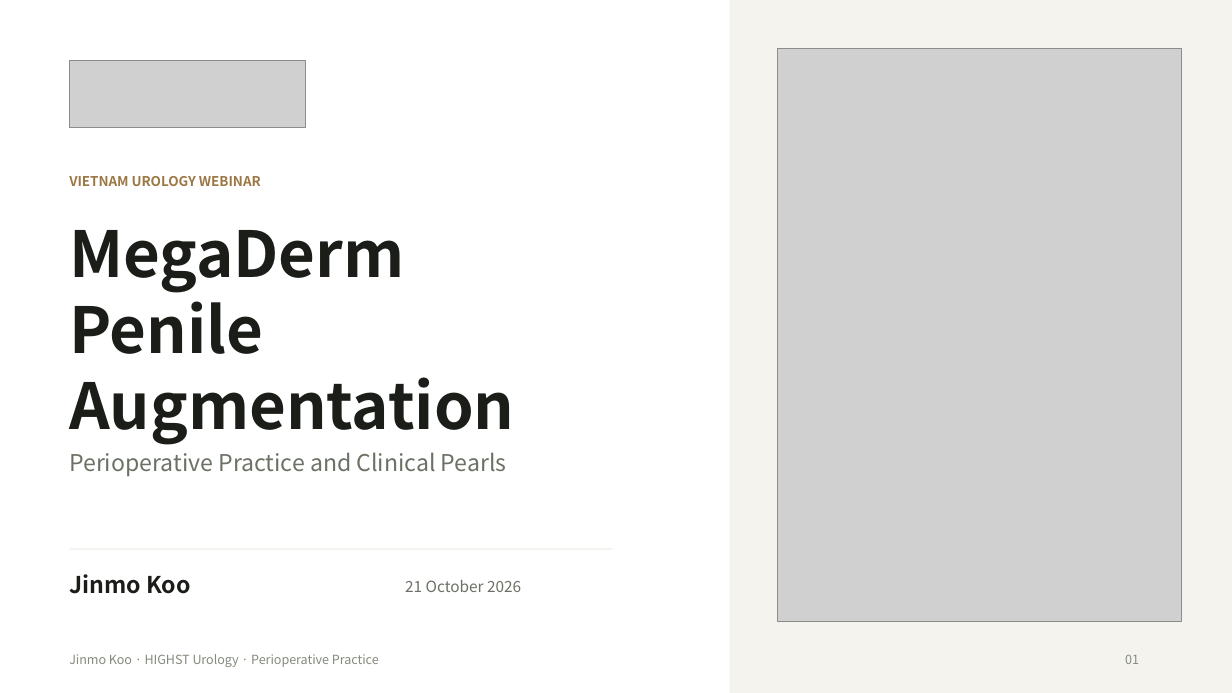
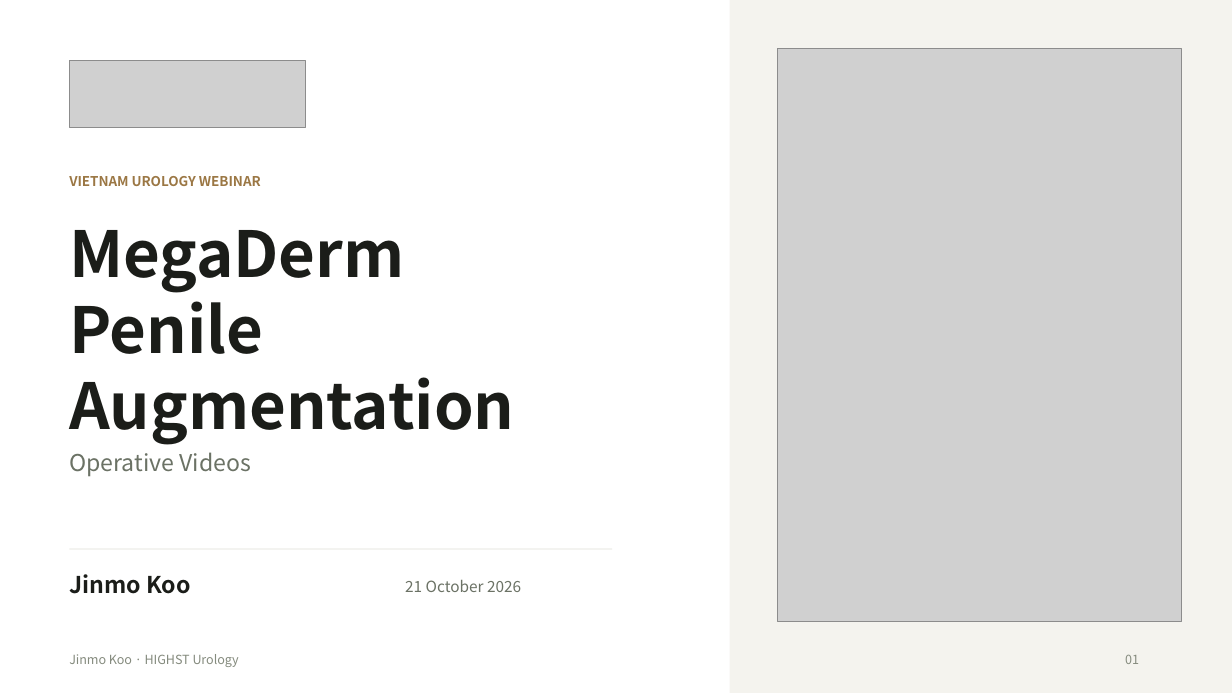
Before and after one commit to notoow/vietnam-urology-webinar, a slide deck: slide 1 of downloads/highst-perioperative-webinar.pptx. Drawn at 1232x693 pixels with LibreOffice and Linux fonts; fonts in the diff are those of the drawing; grey boxes stand for pictures. Boxes give left, top, right and bottom in pixels: in the first picture for what was removed or moved away, otherwise in the second. Text is boxed around its words. In the diff, an @@ line names an element or a change of style, - is before the commit and + after.

Commit message:
Simplify webinar to testing preparation and three operative videos

```diff
--- a/downloads/highst-perioperative-webinar.pptx
+++ b/downloads/highst-perioperative-webinar.pptx
@@ text at box(69, 452, 251, 477): text changed @@
-Perioperative Practice and Clinical Pearls
+Operative Videos
@@ text at box(69, 654, 239, 667): text changed @@
-Jinmo Koo · HIGHST Urology · Perioperative Practice
+Jinmo Koo · HIGHST Urology
```
Also in this commit, not shown: 6 slides added, 30 slides removed, 8 other files.
